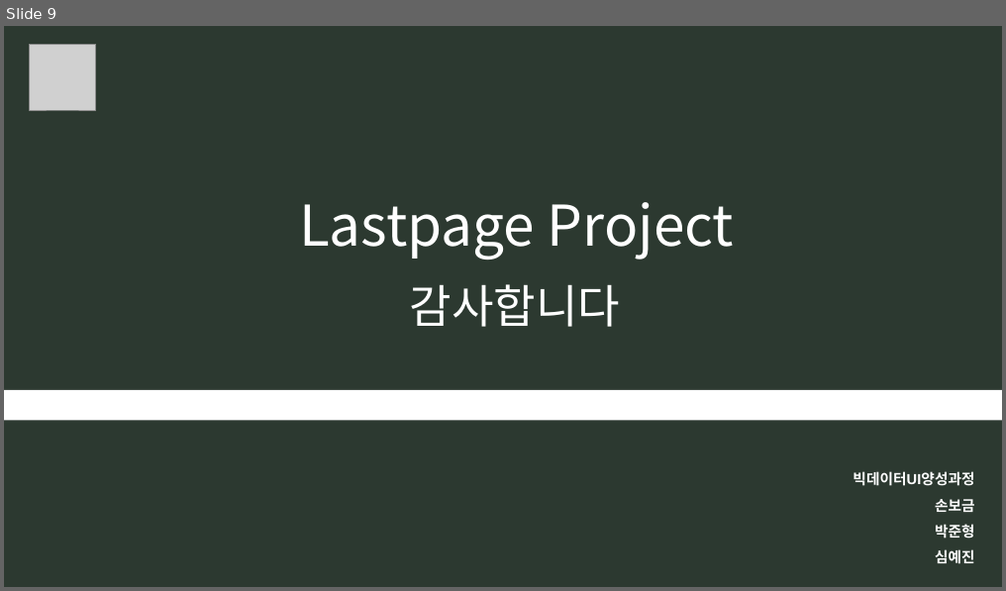
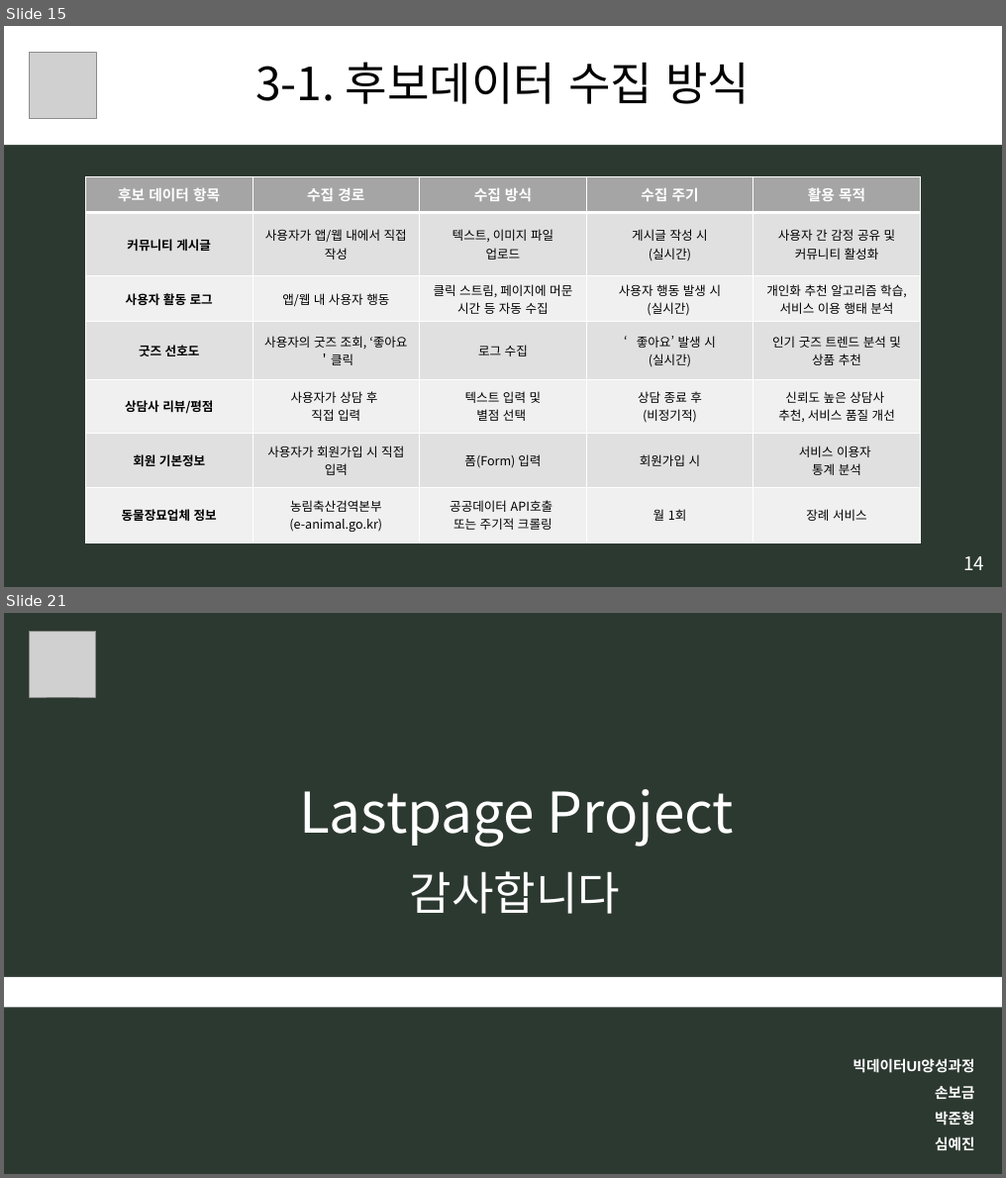
Before and after one commit to B735244/Bigdata_UI_Bogeum, a slide deck: 0. 모듈시험자료/[모듈] 9. 빅데이터 환경분석.pptx. Shown one above the other, each under a label of ours: slide 9 before the commit, slides 15 and 21 after it; the slides between them are not shown. The pictures are 1006x591 and 1006x1178 pixels, drawn with LibreOffice and Linux fonts; fonts in the diff are those of the drawing; grey boxes stand for pictures. Boxes give left, top, right and bottom in pixels: in the first picture for what was removed or moved away, otherwise in the second. Text is boxed around its words. In the diff, an @@ line names an element or a change of style, - is before the commit and + after.

```diff
--- a/0. 모듈시험자료/[모듈] 9. 빅데이터 환경분석.pptx
+++ b/0. 모듈시험자료/[모듈] 9. 빅데이터 환경분석.pptx
@@ slide 15 added at (4,26,1002,587), background #2C3930 @@
@@ rectangle added at (4,26,1002,145), fill #FFFFFF, 44 pt, text #000000 @@
+3-1. 후보데이터 수집 방식
@@ picture added at (30,52,96,119) @@
@@ table added at (85,177,921,544), 7 rows, 5 columns @@
+후보 데이터 항목 | 수집 경로 | 수집 방식 | 수집 주기 | 활용 목적
+커뮤니티 게시글 | 사용자가 앱/웹 내에서 직접 작성 | 텍스트, 이미지 파일 / 업로드 | 게시글 작성 시 / (실시간) | 사용자 간 감정 공유 및 커뮤니티 활성화
+사용자 활동 로그 | 앱/웹 내 사용자 행동 | 클릭 스트림, 페이지에 머문 시간 등 자동 수집 | 사용자 행동 발생 시 / (실시간) | 개인화 추천 알고리즘 학습, 서비스 이용 행태 분석
+굿즈 선호도 | 사용자의 굿즈 조회, ‘좋아요＇클릭 | 로그 수집 | ‘좋아요’ 발생 시 / (실시간) | 인기 굿즈 트렌드 분석 및 상품 추천
+상담사 리뷰/평점 | 사용자가 상담 후 / 직접 입력 | 텍스트 입력 및 / 별점 선택 | 상담 종료 후 / (비정기적) | 신뢰도 높은 상담사 / 추천, 서비스 품질 개선
+회원 기본정보 | 사용자가 회원가입 시 직접 입력 | 폼(Form) 입력 | 회원가입 시 | 서비스 이용자 / 통계 분석
+동물장묘업체 정보 | 농림축산검역본부 / (e-animal.go.kr) | 공공데이터 API호출 / 또는 주기적 크롤링 | 월 1회 | 장례 서비스
@@ text added at (963,557,984,570), 18 pt, text #FFFFFF @@
+14
@@ what was slide 9 is now slide 21 @@
```
Also in this commit, not shown: 7 slides changed, 11 other slides added.
